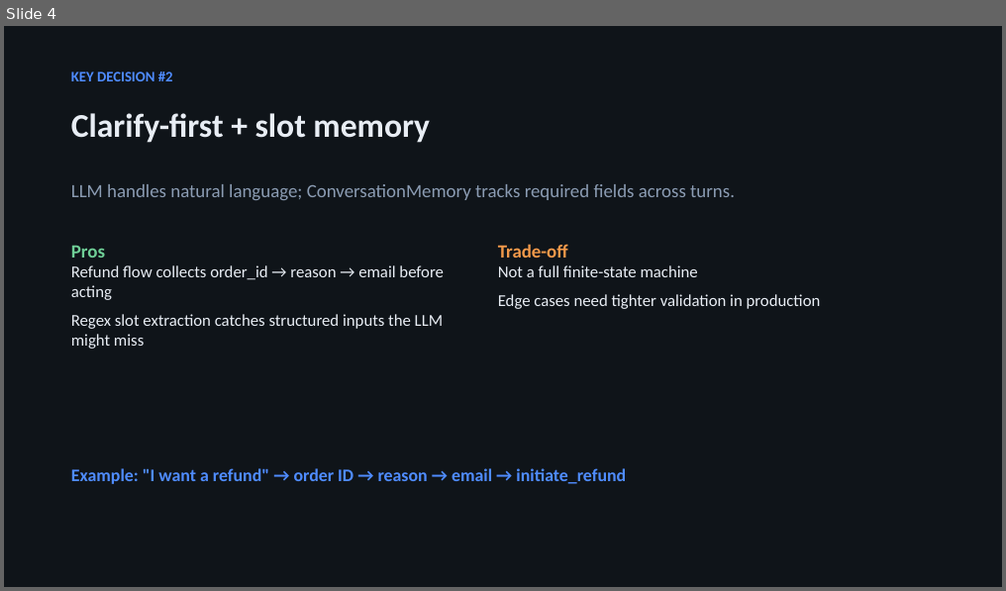
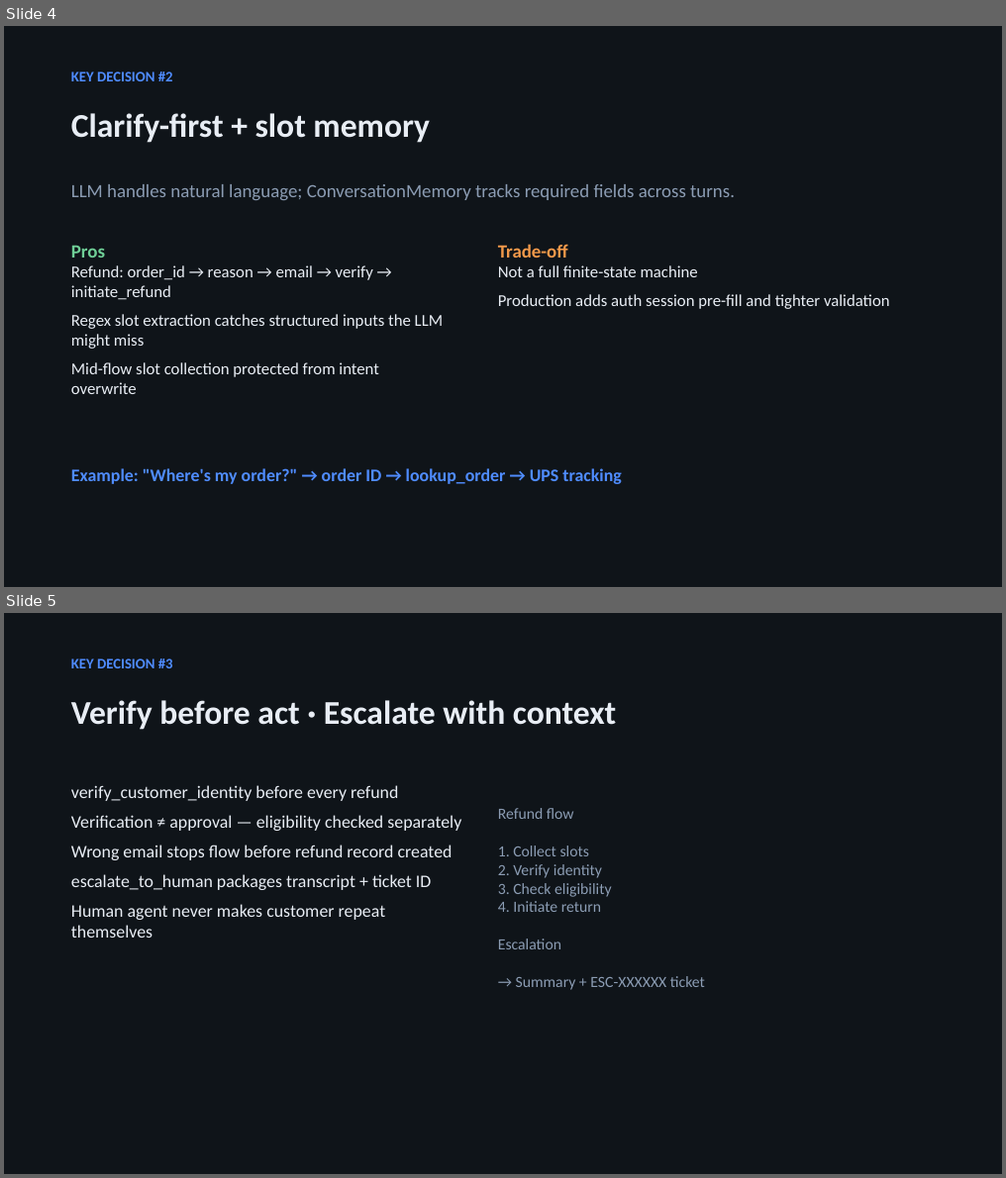
Before and after one commit to andrewwchild/booklydemo, a slide deck: Bookly_CS_Agent_Pitch.pptx. Shown one above the other, each under a label of ours: slide 4 before the commit, slides 4 and 5 after it. The pictures are 1006x591 and 1006x1178 pixels, drawn with LibreOffice and Linux fonts; fonts in the diff are those of the drawing. Boxes give left, top, right and bottom in pixels: in the first picture for what was removed or moved away, otherwise in the second. Text is boxed around its words. In the diff, an @@ line names an element or a change of style, - is before the commit and + after.

```diff
--- a/Bookly_CS_Agent_Pitch.pptx
+++ b/Bookly_CS_Agent_Pitch.pptx
@@ slide 5 added at bbox=[4, 613, 1002, 1174], background #0F1419 @@
@@ text added at bbox=[71, 659, 173, 668], 14 pt, text #4F8CFF, bold @@
+KEY DECISION #3
@@ text added at bbox=[71, 700, 616, 730], 32 pt, text #E8EDF4, bold @@
+Verify before act · Escalate with context
@@ text added at bbox=[71, 785, 461, 938], 17 pt, text #E8EDF4 @@
+verify_customer_identity before every refund
+Verification ≠ approval — eligibility checked separately
+Wrong email stops flow before refund record created
+escalate_to_human packages transcript + ticket ID
+Human agent never makes customer repeat themselves
@@ text added at bbox=[498, 808, 705, 990], 15 pt, text #8B9CB3 @@
+Refund flow
+1. Collect slots
+2. Verify identity
+3. Check eligibility
+4. Initiate return
+Escalation
+→ Summary + ESC-XXXXXX ticket
@@ slide 4 changed as well @@
@@ text at bbox=[71, 266, 373, 300]: text changed @@
-Refund flow collects order_id → reason → email before acting
+Refund: order_id → reason → email → verify → initiate_refund
@@ text at bbox=[498, 294, 890, 309]: text changed @@
-Edge cases need tighter validation in production
+Production adds auth session pre-fill and tighter validation
@@ text at bbox=[71, 363, 379, 394]: paragraph added @@
+Mid-flow slot collection protected from intent overwrite
@@ text at bbox=[71, 469, 621, 484]: text changed @@
-Example: "I want a refund" → order ID → reason → email → initiate_refund
+Example: "Where's my order?" → order ID → lookup_order → UPS tracking
```
Also in this commit, not shown: 4 other slides changed, 2 other slides added, 6 other files.
